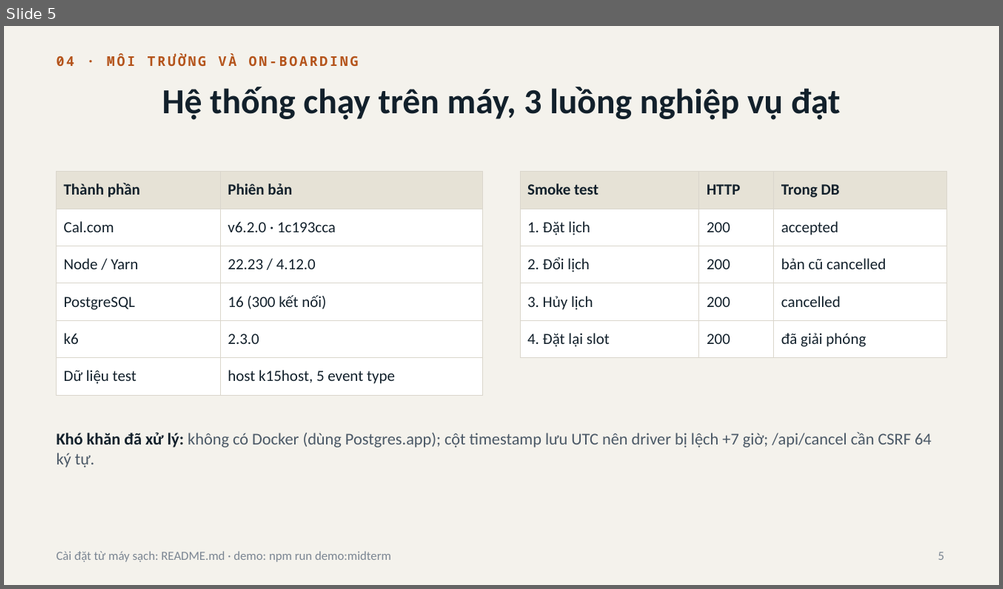
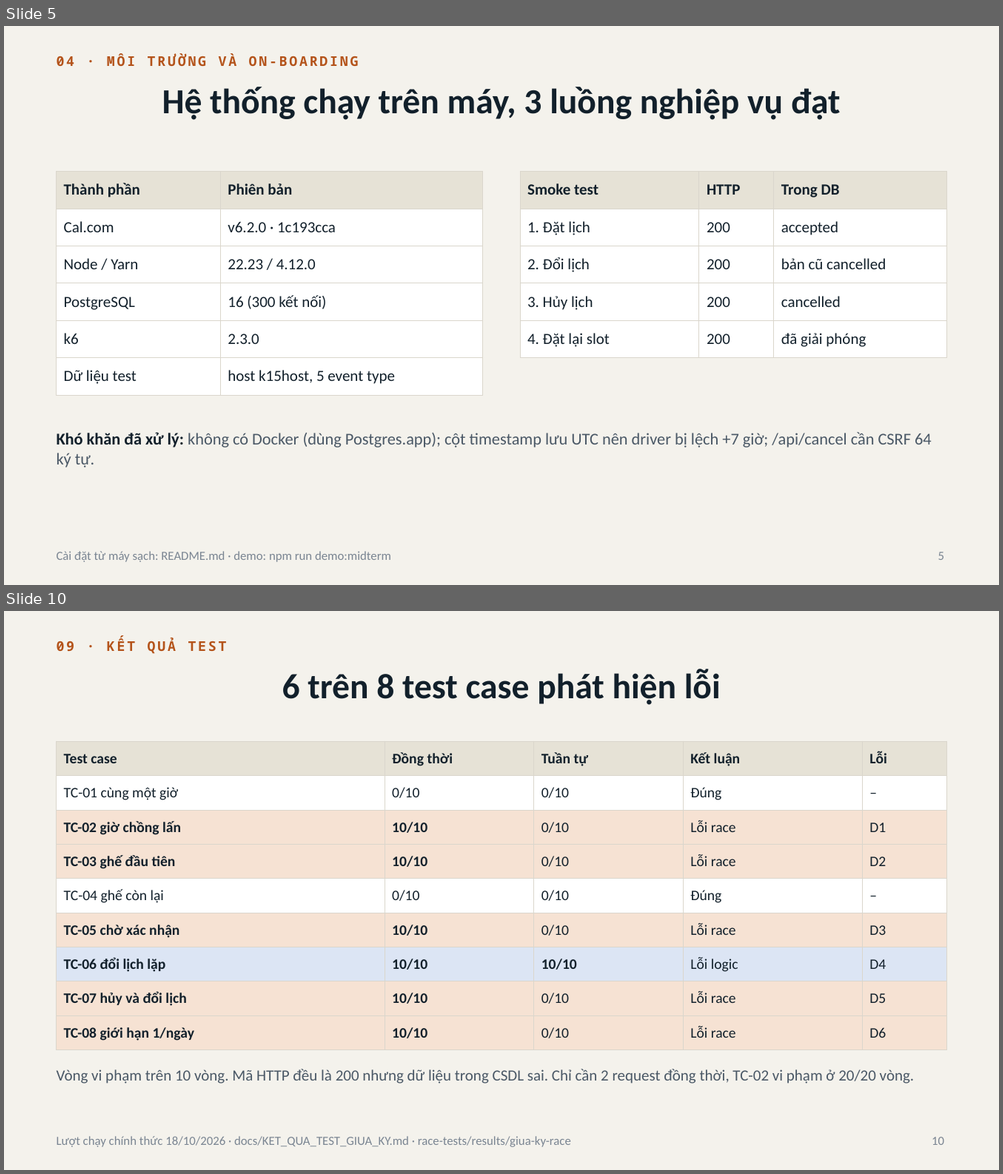
Before and after one commit to 2312741-sudo/kiem_thu_pm, a slide deck: docs/BAO_CAO_GIUA_KY_R05-K15.pptx. Shown one above the other, each under a label of ours: slide 5 before the commit, slides 5 and 10 after it; the slides between them are not shown. The pictures are 1003x589 and 1003x1174 pixels, drawn with LibreOffice and Linux fonts; fonts in the diff are those of the drawing. Boxes give left, top, right and bottom in pixels: in the first picture for what was removed or moved away, otherwise in the second. Text is boxed around its words. In the diff, an @@ line names an element or a change of style, - is before the commit and + after.

```diff
--- a/docs/BAO_CAO_GIUA_KY_R05-K15.pptx
+++ b/docs/BAO_CAO_GIUA_KY_R05-K15.pptx
@@ slide 10 added at [4, 611, 999, 1170], background #F4F2EC @@
@@ text added at [57, 638, 227, 654], 13 pt, text #B4531A, bold @@
+09 · KẾT QUẢ TEST
@@ title added at [282, 669, 720, 705], 34 pt, text #12202B, bold @@
+6 trên 8 test case phát hiện lỗi
@@ table added at [57, 741, 946, 1044], 9 rows, 5 columns @@
+Test case | Đồng thời | Tuần tự | Kết luận | Lỗi
+TC-01 cùng một giờ | 0/10 | 0/10 | Đúng | –
+TC-02 giờ chồng lấn | 10/10 | 0/10 | Lỗi race | D1
+TC-03 ghế đầu tiên | 10/10 | 0/10 | Lỗi race | D2
+TC-04 ghế còn lại | 0/10 | 0/10 | Đúng | –
+TC-05 chờ xác nhận | 10/10 | 0/10 | Lỗi race | D3
+TC-06 đổi lịch lặp | 10/10 | 10/10 | Lỗi logic | D4
+TC-07 hủy và đổi lịch | 10/10 | 0/10 | Lỗi race | D5
+TC-08 giới hạn 1/ngày | 10/10 | 0/10 | Lỗi race | D6
@@ text added at [57, 1069, 914, 1084], 15 pt, text #4A5866 @@
+Vòng vi phạm trên 10 vòng. Mã HTTP đều là 200 nhưng dữ liệu trong CSDL sai. Chỉ cần 2 request đồng thời, TC-02 vi phạm ở 20/20 vòng.
@@ text added at [57, 1136, 571, 1147], 12 pt, text #7A8592 @@
+Lượt chạy chính thức 18/10/2026 · docs/KET_QUA_TEST_GIUA_KY.md · race-tests/results/giua-ky-race
@@ page number added at [931, 1137, 944, 1145], 12 pt, text #7A8592 @@
+10
```
Also in this commit, not shown: 4 slides changed, 4 other slides added, 1 slide removed, 5 other files.
